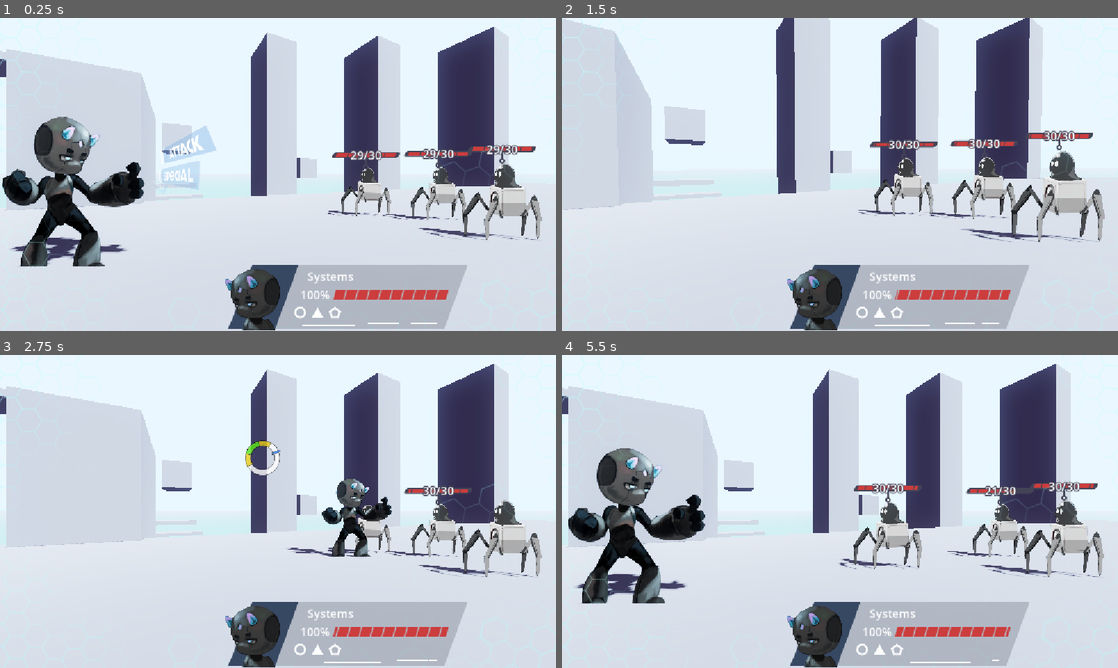
Above: before the commit, frames 1-4 (two rows, left to right).
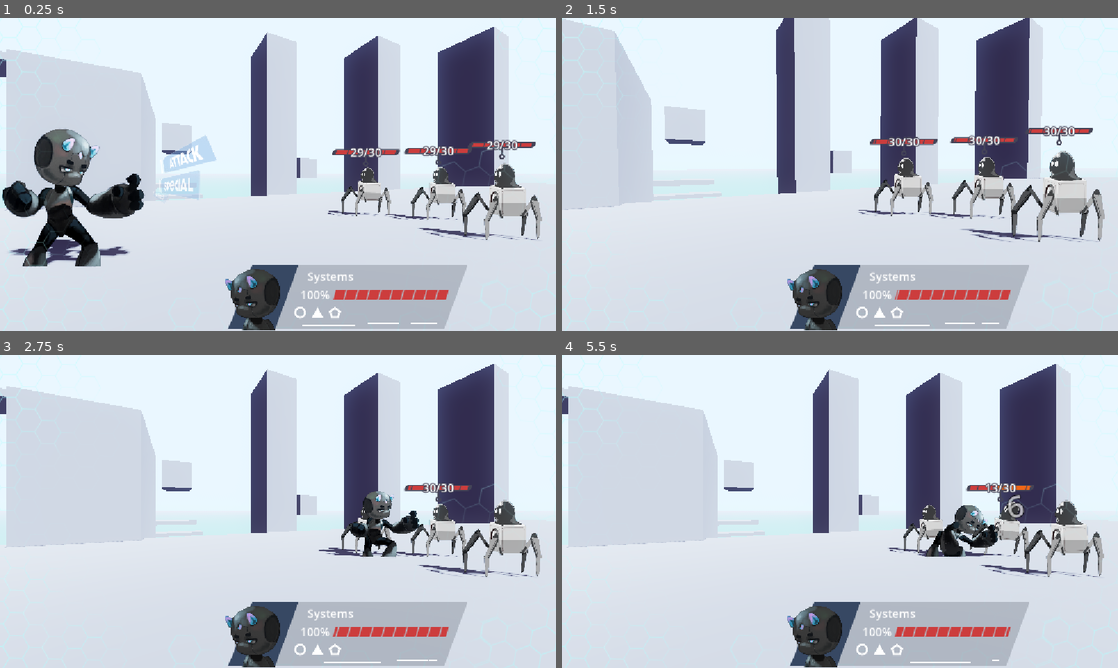
Above: after the commit, the same moments.

Repository: ProgrammerOnCoffee/operation-daemon
Game: Godot game, scene res://scenes/Test/node_2d.tscn
Same seed, same stepped clock (60 frames per second), same inputs: the game is played once before the commit and once after it. This scene is started directly instead of the project's main scene. Sound files missing from this copy of the repository are replaced by a short silence.
Inputs (mouse positions are in pixels of both pictures, inside the frame that each line leads up to; where the layout moved, square brackets give the same spot in the first picture):
- Up to frame 1 (0.25 s): no input
- Up to frame 2 (1.5 s): click (762, 146) [762, 136] at 0.5 s; move the mouse to (962, 158) at 1.27 s; hold Right (select_right) from 1.28 s (still down); hold Space (qte_press) from 1.28 s (still down); click (962, 158) at 1.42 s
- Up to frame 3 (2.75 s): move the mouse to (166, 527) at 2.02 s; release Right (select_right) at 2.03 s; release Space (qte_press) at 2.03 s; hold Left (select_left) from 2.03 s (still down); tap Space (qte_press) at 2.1 s
- Up to frame 4 (5.5 s): move the mouse to (895, 442) at 2.77 s; release Left (select_left) at 2.78 s; hold Space (qte_press) 2.78-3.53 s; hold Right (select_right) 2.78-4.28 s; move the mouse to (812, 574) at 3.52 s; tap Space (qte_press) at 3.6, 5.1 s; click (812, 574) at 3.67 s; move the mouse to (1006, 558) at 4.27 s; hold Space (qte_press) 4.28-5.03 s; hold Left (select_left) from 4.28 s (still down); move the mouse to (673, 464) at 5.02 s

The runs differ from the first frame. In frame 1, 6.9% of the frame differs, in the area x 0-97%, y 31-80%; in frame 2, 1.3%; in frame 3, 2.9%; in frame 4, 9.5%, in the area x 1-97%, y 29-80%.

Commit message:
Implement entity animations

Diff:
--- a/assets/Enemt Parts/Slime_Spider.tscn
+++ b/assets/Enemt Parts/Slime_Spider.tscn
@@ -91,6 +91,7 @@
 editor/draw_gizmo = false
 
 [sub_resource type="SkeletonModificationStack2D" id="SkeletonModificationStack2D_upmyt"]
+resource_local_to_scene = true
 enabled = true
 strength = 0.941
 modification_count = 6
--- a/assets/Enemt Parts/slime_spider_bot.tscn
+++ b/assets/Enemt Parts/slime_spider_bot.tscn
@@ -159,6 +159,18 @@
 "transitions": PackedFloat32Array(1, 1, 1, 1, 1, 1, 1),
 "update": 0,
 "values": [Vector2(546, 453), Vector2(464.86484, 627.0271), Vector2(578.37836, 383.78378), Vector2(578.37836, 383.78378), Vector2(313.51358, 567.5676), Vector2(518.9189, 475.6756), Vector2(546.67566, 455.21622)]
+}
+tracks/13/type = "value"
+tracks/13/imported = false
+tracks/13/enabled = true
+tracks/13/path = NodePath("Enemy Bones:modulate")
+tracks/13/interp = 1
+tracks/13/loop_wrap = true
+tracks/13/keys = {
+"times": PackedFloat32Array(0),
+"transitions": PackedFloat32Array(1),
+"update": 0,
+"values": [Color(1, 1, 1, 1)]
 }
 
 [sub_resource type="Animation" id="Animation_ftlb6"]
@@ -456,6 +468,18 @@
 "update": 0,
 "values": [Vector2(546, 453), Vector2(545.9459, 410.81082), Vector2(545.946, 508.10815), Vector2(540.5405, 394.5946), Vector2(546, 453)]
 }
+tracks/13/type = "value"
+tracks/13/imported = false
+tracks/13/enabled = true
+tracks/13/path = NodePath("Enemy Bones:modulate")
+tracks/13/interp = 1
+tracks/13/loop_wrap = true
+tracks/13/keys = {
+"times": PackedFloat32Array(0),
+"transitions": PackedFloat32Array(1),
+"update": 0,
+"values": [Color(1, 1, 1, 1)]
+}
 
 [sub_resource type="Animation" id="Animation_khmtw"]
 resource_name = "Death"
@@ -566,6 +590,18 @@
 "transitions": PackedFloat32Array(1, 1, 1, 1, 1),
 "update": 0,
 "values": [Vector2(-88, 88), Vector2(454.0274, -150.56567), Vector2(218.54242, -482.39325), Vector2(1258.3263, 202.91608), Vector2(1141.7546, 221.35205)]
+}
+tracks/9/type = "value"
+tracks/9/imported = false
+tracks/9/enabled = true
+tracks/9/path = NodePath("Enemy Bones:modulate")
+tracks/9/interp = 1
+tracks/9/loop_wrap = true
+tracks/9/keys = {
+"times": PackedFloat32Array(0),
+"transitions": PackedFloat32Array(1),
+"update": 0,
+"values": [Color(1, 1, 1, 1)]
 }
 
 [sub_resource type="Animation" id="Animation_lgpu2"]
--- a/scenes/entities/m_slime.tscn
+++ b/scenes/entities/m_slime.tscn
@@ -82,6 +82,7 @@
 joint_data/4/editor_draw_gizmo = false
 
 [sub_resource type="SkeletonModificationStack2D" id="SkeletonModificationStack2D_0u62b"]
+resource_local_to_scene = true
 enabled = true
 modification_count = 3
 modifications/0 = SubResource("SkeletonModification2DJiggle_fo164")
--- a/scenes/entities/m_slime_enemy.tscn
+++ b/scenes/entities/m_slime_enemy.tscn
@@ -4,8 +4,32 @@
 [ext_resource type="PackedScene" uid="uid://mgu1ko53enkq" path="res://scenes/entities/med_s_lime_ent.tscn" id="2_e3nyf"]
 
 [node name="MSlime" unique_id=1022515043 instance=ExtResource("1_dcdea")]
-rect = Rect2i(-352, -520, 640, 536)
+rect = Rect2i(-348, -520, 696, 536)
+rect_attack_inset = 128
+base_damage = 12
 damage_variation = 2
+animation_names = Dictionary[StringName, StringName]({
+&"attack": &"Attack",
+&"b_dash": &"jump",
+&"damaged": &"Damaged",
+&"dash": &"jump",
+&"death": &"Death",
+&"idle": &"Idle",
+&"parry": &"Parry"
+})
+animation_durations = Dictionary[StringName, float]({
+&"attack": 1.3,
+&"b_dash": 1.0,
+&"damaged": 0.5,
+&"dash": 1.0,
+&"death": 1.0,
+&"idle": 1.0,
+&"parry": 1.0
+})
+attack_point = 0.6
 
-[node name="Med SLime ENT" parent="." index="0" unique_id=263273724 instance=ExtResource("2_e3nyf")]
+[node name="HealthBarPoint" type="Marker2D" parent="." index="0" unique_id=1800675889]
+position = Vector2(0, -360)
+
+[node name="Med SLime ENT" parent="." index="1" unique_id=263273724 instance=ExtResource("2_e3nyf")]
 position = Vector2(-24, -178)
--- a/scenes/entities/player.tscn
+++ b/scenes/entities/player.tscn
@@ -6,8 +6,19 @@
 
 [node name="Player" unique_id=1022515043 instance=ExtResource("1_wm45n")]
 script = ExtResource("2_u2pge")
-rect = Rect2i(-136, -256, 272, 280)
+rect = Rect2i(-168, -296, 336, 328)
+rect_attack_inset = 104
 attack_count = 2
+animation_durations = Dictionary[StringName, float]({
+&"attack": 1.4,
+&"b_dash": 0.95,
+&"damaged": 0.7,
+&"dash": 0.95,
+&"death": 1.0,
+&"idle": 1.0,
+&"parry": 1.0
+})
+attack_point = 0.3
 
 [node name="Player Character" parent="." index="0" unique_id=748111500 instance=ExtResource("3_u2pge")]
 position = Vector2(-12, -129)
--- a/scenes/entities/slime_spider_bot.tscn
+++ b/scenes/entities/slime_spider_bot.tscn
@@ -4,9 +4,29 @@
 [ext_resource type="PackedScene" uid="uid://bfj5s1idl7ra2" path="res://assets/Enemt Parts/slime_spider_bot.tscn" id="2_5cyl0"]
 
 [node name="SlimeSpiderBot" unique_id=1022515043 instance=ExtResource("1_dke1x")]
-rect = Rect2i(-96, -168, 192, 184)
+rect = Rect2i(-336, -168, 672, 184)
+rect_attack_inset = 228
 base_damage = 5
 max_health = 30
+animation_names = Dictionary[StringName, StringName]({
+&"attack": &"Attack",
+&"b_dash": &"Dash",
+&"damaged": &"Damaged",
+&"dash": &"Dash",
+&"death": &"Death",
+&"idle": &"Idle",
+&"parry": &"Parry"
+})
+animation_durations = Dictionary[StringName, float]({
+&"attack": 1.0,
+&"b_dash": 2.0,
+&"damaged": 1.0,
+&"dash": 1.8,
+&"death": 1.0,
+&"idle": 1.0,
+&"parry": 1.0
+})
+attack_point = 0.5
 
 [node name="Slime Spider Bot" parent="." index="0" unique_id=1915969548 instance=ExtResource("2_5cyl0")]
 position = Vector2(-102, -172)
--- a/scenes/entity_health_bar.tscn
+++ b/scenes/entity_health_bar.tscn
@@ -18,7 +18,6 @@
 
 [node name="EntityHealthBar" type="Control" unique_id=1840347635]
 z_index = -1
-custom_minimum_size = Vector2(256, 0)
 layout_mode = 3
 anchors_preset = 0
 grow_horizontal = 2
--- a/scripts/combat_handler.gd
+++ b/scripts/combat_handler.gd
@@ -50,7 +50,6 @@
 		step_finished.connect(bar.get_node(^"Bar").fade_damaged_p.unbind(1))
 		bar.entity_3d = enemy.entity_3d
 		bar.entity_3d.entity.health_bar = bar
-		bar.custom_minimum_size.x = bar.entity_3d.entity.rect.size.x * 0.7
 		add_child(bar, false, INTERNAL_MODE_FRONT)
 
 	_sorted_enemies = enemies.duplicate()
--- a/scripts/enemy.gd
+++ b/scripts/enemy.gd
@@ -7,15 +7,43 @@
 
 
 func _take_turn() -> void:
+	var player := combat_handler.player
 	health_bar.z_index += 1
-	await entity_3d.move_to_entity(combat_handler.player.entity_3d)
+	entity_3d.move_to_entity(player.entity_3d)
+	await get_tree().create_timer(animation_durations.dash - 0.2).timeout
+	anim_player.play(animation_names.idle, 0.2)
+	await get_tree().create_timer(0.4).timeout
 
+	## The target time that the player should respond to the QTE after.
+	const PERFECT_QTE_TIME := 0.6 * 3 / 4
+	## How long before beginning the attack animation the QTE will be loaded.
+	var qte_preload_time := PERFECT_QTE_TIME - attack_point
+	var qte: Control
 	for i in attack_count:
-		await get_tree().create_timer(0.2).timeout
-		var qte := combat_handler.create_qte()
-		qte.type = qte.Type.COUNTER if combat_handler.player.is_defending else qte.Type.PARRY
+		if i == 0:
+			await get_tree().create_timer(0.1).timeout
+			qte = combat_handler.create_qte()
+			qte.type = qte.Type.COUNTER if player.is_defending else qte.Type.PARRY
+			await get_tree().create_timer(qte_preload_time).timeout
+		if anim_player.current_animation != animation_names.attack:
+			anim_player.play(animation_names.attack, 0.2)
+
+		var start_t := Time.get_ticks_msec()
 		var value: float = await qte.pressed
-		if combat_handler.player.is_defending and value > 0.9:
+		if player.is_defending and value > 0.9:
+			# Play parry anim
+			player.anim_player.play(player.animation_names.parry, 0.2)
+			# Return to idle anim after parry
+			get_tree().create_timer(player.animation_durations.parry).timeout.connect(player.anim_player.play.bind(player.animation_names.idle, 0.4))
+			# Slow down time to add anticipation
+			var speed_scale_tween := create_tween()
+			speed_scale_tween.tween_property(Engine, ^":time_scale", 0.5, 0.3)
+			speed_scale_tween.parallel().tween_property(anim_player, ^":speed_scale", 0.25, 0.3)
+			speed_scale_tween.tween_interval(0.2)
+			speed_scale_tween.tween_property(anim_player, ^":speed_scale", 1.0, 0.3)
+			await speed_scale_tween.finished
+			create_tween().tween_property(Engine, ^":time_scale", 1.0, 0.3).set_delay(0.3)
+
 			# Figure out how much damage the player's doing.
 			combat_handler.player.damage_dealing = int(combat_handler.player.get_damage() * value * 0.5)
 			# Apply the player's pre-attack effects.
@@ -26,8 +54,19 @@
 			# Apply the player's post-attack effects.
 			combat_handler.player.apply_self_effects(Effect.ApplyType.AFTER_ATTACK)
 		else:
+			if value >= 0.9 and not player.is_defending:
+				# Play parry anim
+				player.anim_player.play(player.animation_names.parry, 0.2)
+				# Return to idle anim after parry
+				get_tree().create_timer(0.4).timeout.connect(player.anim_player.play.bind(player.animation_names.idle, 0.2))
+				# Slow down time to add anticipation
+				var speed_scale_tween := create_tween()
+				speed_scale_tween.tween_property(Engine, ^":time_scale", 0.5, 0.15)
+				speed_scale_tween.tween_interval(0.3)
+				speed_scale_tween.tween_property(Engine, ^":time_scale", 1.0, 0.3)
+
 			damage_dealing = (
-				get_damage() if combat_handler.player.is_defending # Counter failed, take full damage
+				get_damage() if player.is_defending # Counter failed, take full damage
 				else int(get_damage() * (1.0 - value * 0.5))
 			)
 			# Apply pre-attack effects.
@@ -35,12 +74,29 @@
 			# Inflict the enemy's effects onto the player.
 			inflict_effects(combat_handler.player, Module.SLOT.NONE) # Enemy Modules don't have slots.
 			# Do the actual damage.
-			combat_handler.player.take_damage(damage_dealing)
+			combat_handler.player.take_damage(damage_dealing, value < 0.9 or player.is_defending)
 			# Recognize the real damage dealt post-effects.
 			damage_dealing = combat_handler.player.damage_receiving
 			# Apply post-attack effects.
 			apply_self_effects(Effect.ApplyType.AFTER_ATTACK)
 
+		if not health:
+			await get_tree().create_timer(0.7).timeout
+			clear()
+			await get_tree().create_timer(1.4).timeout
+			turn_ended.emit()
+			return
+
+		var attack_end_time := animation_durations.attack - (Time.get_ticks_msec() - start_t) * 0.001
+		if i == attack_count - 1:
+			await get_tree().create_timer(attack_end_time - 0.2).timeout
+		else:
+			# Load the next QTE before the next attack
+			qte = combat_handler.create_qte()
+			qte.hide()
+			get_tree().create_timer(attack_end_time - qte_preload_time).timeout.connect(qte.fade_in)
+			await get_tree().create_timer(attack_end_time).timeout
+
 	await get_tree().create_timer(0.7).timeout
 	await entity_3d.return_to_initial_transform()
 	health_bar.z_index -= 1
--- a/scripts/entity.gd
+++ b/scripts/entity.gd
@@ -19,6 +19,15 @@
 	set(value):
 		rect = value
 		queue_redraw()
+## The additional distance (in pixels) that the entity should be moved towards
+## other entities when attacking them.
+## [br]
+## By default, entities are moved towards each other so that the edges of their
+## viewports overlap. [member rect] is usually wider than the entity's regular
+## stance to keep animations like attack from clipping outside of the viewport,
+## so increase this value in order to move entities closer to each other and
+## make their attacks seem to actually hit each other.
+@export var rect_attack_inset: int
 ## The number of times this entity will attack in a single turn.
 @export var attack_count: int = 1
 ## The base damage this [Entity] deals before effects.
@@ -28,6 +37,31 @@
 @export var damage_variation: int = 1
 ## This [Entity]'s maximum health.
 @export var max_health: int = 100
+
+@export_group("Animations")
+## The map of common animation names to the actual name of the animation in the animation data.
+@export var animation_names: Dictionary[StringName, StringName] = {
+	"attack": &"Attack",
+	"b_dash": &"BDash",
+	"damaged": &"Damaged",
+	"dash": &"Dash",
+	"death": &"Death",
+	"idle": &"Idle",
+	"parry": &"Parry",
+}
+## The map of common animation names to the duration they should take in-game.
+@export var animation_durations: Dictionary[StringName, float] = {
+	"attack": 1.0,
+	"b_dash": 1.0,
+	"damaged": 1.0,
+	"dash": 1.0,
+	"death": 1.0,
+	"idle": 1.0,
+	"parry": 1.0,
+}
+## The exact point during the entity's attack animation that the entity attacks.
+## Used to time QTEs and determine when the player has responded to them perfectly.
+@export var attack_point: float
 
 ## This [Entity]'s current health.
 var health := max_health:
@@ -59,6 +93,8 @@
 
 ## The [CombatHandler] node handling this [Entity]'s actions.
 var combat_handler: CombatHandler
+## This [Entity]'s [AnimationPlayer] node.
+var anim_player: AnimationPlayer
 ## The [Entity3D] displaying this [Entity].
 var entity_3d: Entity3D
 ## This [Entity]'s health bar.
@@ -78,12 +114,25 @@
 
 func _draw() -> void:
 	if Engine.is_editor_hint():
+		var x := rect.position.x + (rect_attack_inset if self is Enemy else rect.size.x - rect_attack_inset)
+		draw_line(Vector2(x, rect.position.y), Vector2(x, rect.position.y + rect.size.y), Color.BLUE)
 		draw_rect(rect, Color.RED, false)
 
 
 func _ready() -> void:
 	if Engine.is_editor_hint():
 		return
+
+	# Find entity's [AnimationPlayer] dynamically
+	var queue := get_children()
+	while queue:
+		var new_queue: Array[Node]
+		for child in queue:
+			if child is AnimationPlayer:
+				anim_player = child
+				break
+			new_queue.append_array(child.get_children())
+		queue = new_queue
 
 	# Run setter to update health bar and label
 	if health_bar:
@@ -155,7 +204,7 @@
 
 
 ## Makes this [Entity] take [param amount] damage.
-func take_damage(amount: int) -> void:
+func take_damage(amount: int, animate: bool = true) -> void:
 	if amount <= 0 or health <= 0:
 		return
 
@@ -176,6 +225,14 @@
 			String.num_int64(amount)
 	)
 	apply_self_effects(Effect.ApplyType.AFTER_DAMAGE)
+
+	if health:
+		if animate:
+			if anim_player.current_animation == animation_names.idle:
+				get_tree().create_timer(animation_durations.damaged).timeout.connect(anim_player.play.bind(animation_names.idle, 03))
+			anim_player.play(animation_names.damaged, 0.1)
+	else:
+		anim_player.play(animation_names.death, 0.1)
 
 
 ## Visually removes this entity from the fight.
--- a/scripts/entity_3d.gd
+++ b/scripts/entity_3d.gd
@@ -66,22 +66,26 @@
 func move_to_entity(to: Entity3D) -> void:
 	## The direction away from [param to] that this entity will be moved.
 	var dir := Vector3.LEFT.rotated(Vector3.UP, entity.combat_handler.cam.rotation.y) * signf(to.global_position.x - global_position.x)
+	entity.anim_player.play(entity.animation_names.dash, 0.2)
 	await create_tween().set_ease(Tween.EASE_IN_OUT).set_trans(Tween.TRANS_SINE).tween_property(self, ^":global_position",
-			to.global_position * Vector3(1, 0, 1)
+			to.initial_transform.origin * Vector3(1, 0, 1)
 			# Keep player y position
 			+ global_position * Vector3(0, 1, 0)
 			# Move beside other entity
 			+ dir * (
-					# Entity rect size + self rect size
-					to.entity.rect.size.x * to.pixel_size
-					+ entity.rect.size.x * pixel_size
-			) / 2, 0.8).finished
+					(to.entity.rect.size.x / 2.0 - to.entity.rect_attack_inset) * to.pixel_size
+					+ (entity.rect.size.x / 2.0 - entity.rect_attack_inset) * pixel_size
+			), entity.animation_durations.dash).finished
+	entity.anim_player.play(entity.animation_names.idle, 0.4)
 
 
 ## Returns this [Entity3D] to its initial [member global_transform].
 func return_to_initial_transform() -> void:
-	await create_tween().set_ease(Tween.EASE_IN_OUT).set_trans(Tween.TRANS_SINE).tween_property(
-			self, ^":global_transform", initial_transform, 0.8).finished
+	entity.anim_player.play(entity.animation_names.b_dash, 0.2, 1.0, entity.animation_names.b_dash == entity.animation_names.dash)
+	create_tween().set_ease(Tween.EASE_OUT).set_trans(Tween.TRANS_SINE).tween_property(
+			self, ^":global_transform", initial_transform, entity.animation_durations.b_dash)
+	await get_tree().create_timer(entity.animation_durations.b_dash - 0.3).timeout
+	entity.anim_player.play(entity.animation_names.idle, 0.4)
 
 
 ## Returns the 3D point in world space that maps to the 2D coordinate [param p]
--- a/scripts/entity_health_bar.gd
+++ b/scripts/entity_health_bar.gd
@@ -27,6 +27,10 @@
 ## Updates the position of the health bar, moving it above [member entity_3d].
 func update() -> void:
 	if cam and entity_3d:
+		var hbarm := entity_3d.entity.get_node_or_null(^"HealthBarPoint") as Marker2D
 		global_position = cam.unproject_position(
-				entity_3d.project_point(Vector2(entity_3d.entity.rect.size.x / 2.0, 8))
+				entity_3d.project_point(Vector2(
+						entity_3d.entity.rect.size.x / 2.0,
+						(entity_3d.entity.rect.size.y + hbarm.position.y) if hbarm else 0.0
+				))
 		) - size / 2
--- a/scripts/map.gd
+++ b/scripts/map.gd
@@ -12,7 +12,7 @@
 func _ready() -> void:
 	load_entity("player.tscn")
 	for i in $Markers.get_child_count() - 1:
-		load_entity("slime_spider_bot.tscn")
+		load_entity("m_slime_enemy.tscn" if i == 2 else "slime_spider_bot.tscn")
 	add_child(combat_handler)
 	ButtonFeedback.setup_recursive(combat_handler)
 
@@ -54,10 +54,6 @@
 
 	## The [Marker3D] this entity will be placed at.
 	var marker := $Markers.get_node(NodePath(marker_name)) as Marker3D
-	## The percentage across the [Entity3D]'s viewport the floor level should be.
-	var floor_perc := absf(entity.rect.position.y) / entity.rect.size.y
-	## The height of the [Entity3D], in meters.
-	var height := entity_3d.pixel_size * entity.rect.size.y
 	add_child(entity_3d)
-	entity_3d.global_position = marker.global_position + Vector3.UP * (height / 2 - height * (1.0 - floor_perc))
+	entity_3d.global_position = marker.global_position - entity_3d.project_point(-entity.rect.position)
 	entity_3d.initial_transform = entity_3d.global_transform
--- a/scripts/player.gd
+++ b/scripts/player.gd
@@ -38,24 +38,52 @@
 		selected_enemy = combat_handler.enemies[0]
 	last_selected_enemy = selected_enemy
 
-	await entity_3d.move_to_entity(selected_enemy.entity_3d)
+	entity_3d.move_to_entity(selected_enemy.entity_3d)
+	await get_tree().create_timer(animation_durations.dash - 0.2).timeout
+	anim_player.play(animation_names.idle, 0.4)
+	await get_tree().create_timer(0.4).timeout
 
+	## The target time that the player should respond to the QTE after.
+	const PERFECT_QTE_TIME := 0.8 * 3 / 4
+	## How long before beginning the attack animation the QTE will be loaded.
+	var qte_preload_time := PERFECT_QTE_TIME - attack_point
+	var qte: Control
 	for i in attack_count:
-		await get_tree().create_timer(0.2).timeout
-		var qte := combat_handler.create_qte()
+		if i == 0:
+			await get_tree().create_timer(0.1).timeout
+			qte = combat_handler.create_qte()
+			await get_tree().create_timer(qte_preload_time).timeout
+		if anim_player.current_animation != animation_names.attack:
+			anim_player.play(animation_names.attack, 0.2)
 
+		var start_t := Time.get_ticks_msec()
 		# Get the base amount of dmg to deal.
 		damage_dealing = int(get_damage() * await qte.pressed)
-		# Apply the pre-attack effects.
-		apply_self_effects(Effect.ApplyType.BEFORE_ATTACK)#, self, selected_enemy)
-		# Inflict the relevant effects onto the enemy.
-		inflict_effects(selected_enemy, Module.SLOT.ATTACK)
-		# Do the actual damage to the enemy.
-		selected_enemy.take_damage(damage_dealing)
-		# Recognize the real damage done post-effects.
-		damage_dealing = selected_enemy.damage_receiving
-		# Apply the post-attack effects.
-		apply_self_effects(Effect.ApplyType.AFTER_ATTACK)#, self, selected_enemy)
+		if damage_dealing:
+			# Apply the pre-attack effects.
+			apply_self_effects(Effect.ApplyType.BEFORE_ATTACK)
+			# Inflict the relevant effects onto the enemy.
+			inflict_effects(selected_enemy, Module.SLOT.ATTACK)
+			# Do the actual damage to the enemy.
+			selected_enemy.take_damage(damage_dealing)
+			# Recognize the real damage done post-effects.
+			damage_dealing = selected_enemy.damage_receiving
+			# Apply the post-attack effects.
+			apply_self_effects(Effect.ApplyType.AFTER_ATTACK)
+			if not selected_enemy.health:
+				break
+
+		var attack_end_time := animation_durations.attack - (Time.get_ticks_msec() - start_t) * 0.001
+		if i == attack_count - 1:
+			await get_tree().create_timer(attack_end_time - 0.2).timeout
+		else:
+			# Load the next QTE before the next attack
+			qte = combat_handler.create_qte()
+			qte.hide()
+			get_tree().create_timer(attack_end_time - qte_preload_time).timeout.connect(qte.fade_in)
+			await get_tree().create_timer(attack_end_time).timeout
+
+	anim_player.play(animation_names.idle, 0.4)
 
 	# Fade health bar back in for all enemies other than selected enemy
 	var fade_bar_in_tween: Tween
